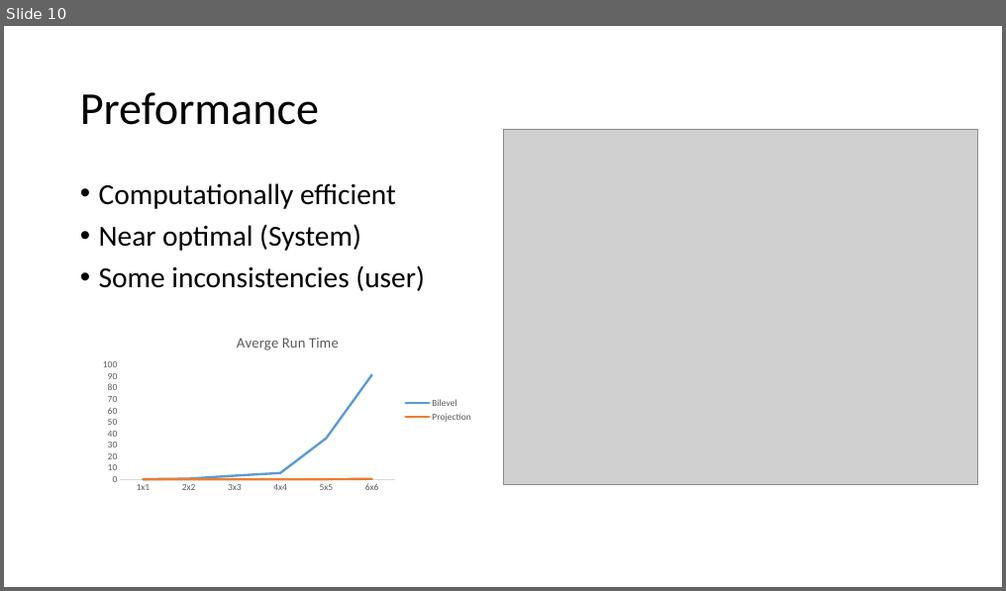
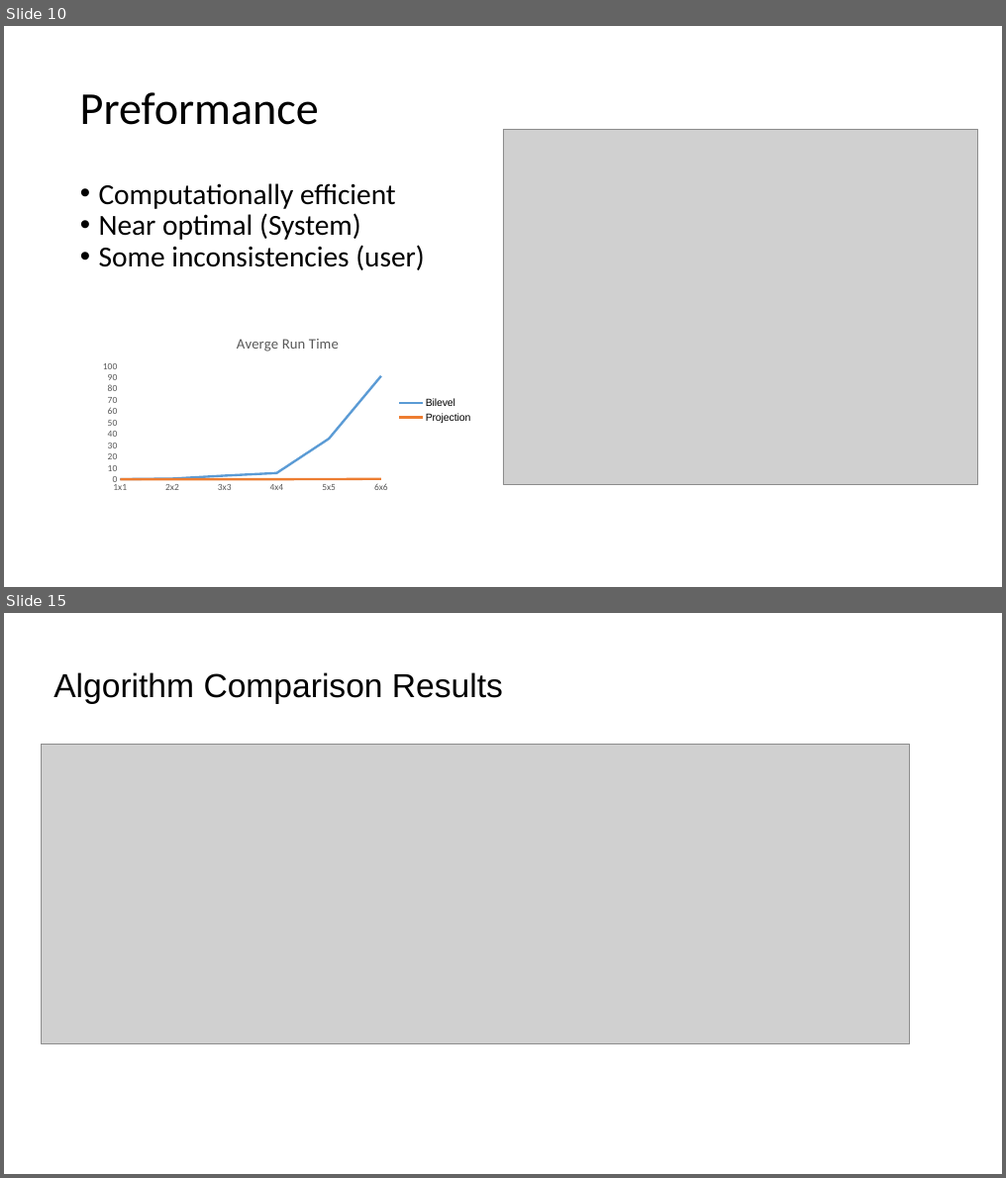
Before and after one commit to sirmarcis/CSP-Final-Project, a slide deck: CSP4.pptx. Shown one above the other, each under a label of ours: slide 10 before the commit, slides 10 and 15 after it; the slides between them are not shown. The pictures are 1006x591 and 1006x1178 pixels, drawn with LibreOffice and Linux fonts; fonts in the diff are those of the drawing; grey boxes stand for pictures. Boxes give left, top, right and bottom in pixels: in the first picture for what was removed or moved away, otherwise in the second. Text is boxed around its words. In the diff, an @@ line names an element or a change of style, - is before the commit and + after.

```diff
--- a/CSP4.pptx
+++ b/CSP4.pptx
@@ slide 15 added at box(4, 613, 1002, 1174), background #FFFFFF @@
@@ text added at box(54, 672, 503, 704), 32 pt, text #000000 @@
+Algorithm Comparison Results
@@ picture added at box(42, 744, 910, 1045) @@
@@ slide 10 changed as well @@
@@ text "Computationally efficient" at box(99, 183, 425, 271): less space between paragraphs @@
@@ line chart at box(95, 323, 480, 497) @@
@@ title "Averge Run Time " to "Averge Run Time" @@
@@ legend changed @@
@@ category axis changed @@
@@ value axis changed @@
@@ lettering changed @@
```
Also in this commit, not shown: 9 other slides changed, 4 other slides added, 1 slide removed.
